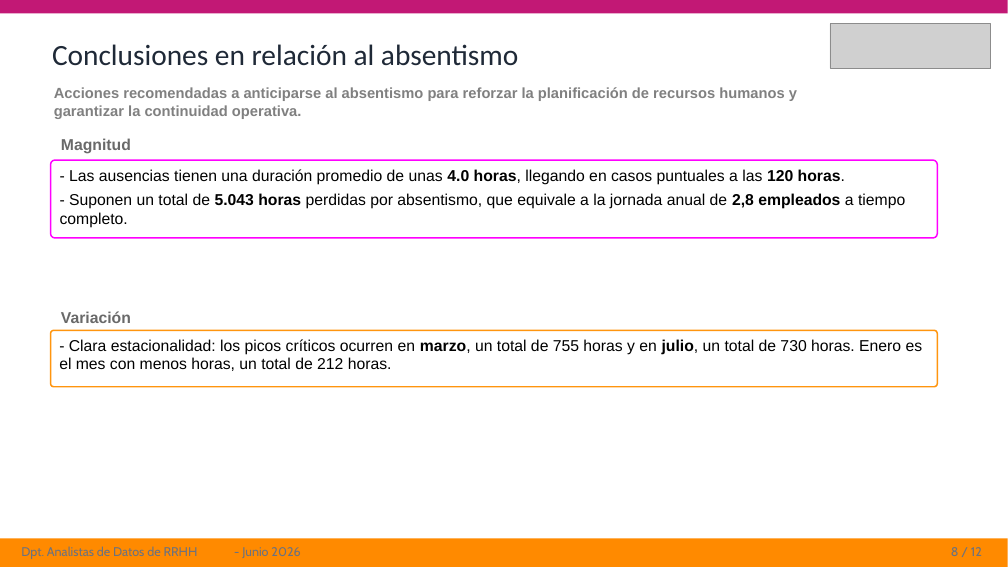
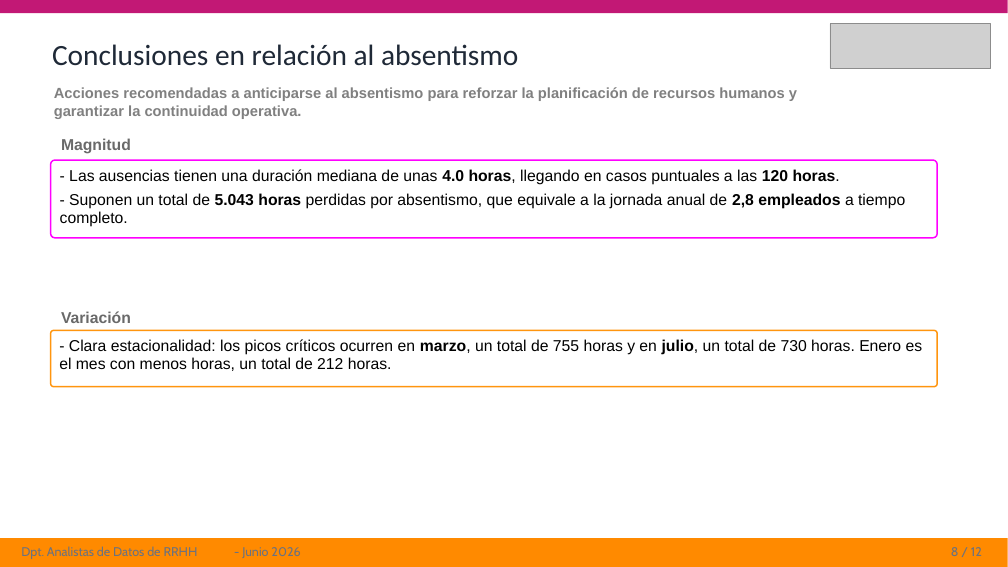
Before and after one commit to ITACADEMYprojectes/ProjecteData, a slide deck: slide 11 of Equip_33/Results/2026-06-09_BusinessReport_color_lines.pptx. Drawn at 1008x567 pixels with LibreOffice and Linux fonts; fonts in the diff are those of the drawing; grey boxes stand for pictures. Boxes give left, top, right and bottom in pixels: in the first picture for what was removed or moved away, otherwise in the second. Text is boxed around its words. In the diff, an @@ line names an element or a change of style, - is before the commit and + after.

```diff
--- a/Equip_33/Results/2026-06-09_BusinessReport_color_lines.pptx
+++ b/Equip_33/Results/2026-06-09_BusinessReport_color_lines.pptx
@@ text in rounded rectangle at (69, 169, 840, 185): text changed @@
-- Las ausencias tienen una duración promedio de unas 4.0 horas, llegando en casos puntuales a las 120 horas.
+- Las ausencias tienen una duración mediana de unas 4.0 horas, llegando en casos puntuales a las 120 horas.
```
Also in this commit, not shown: 13 other slides changed.
